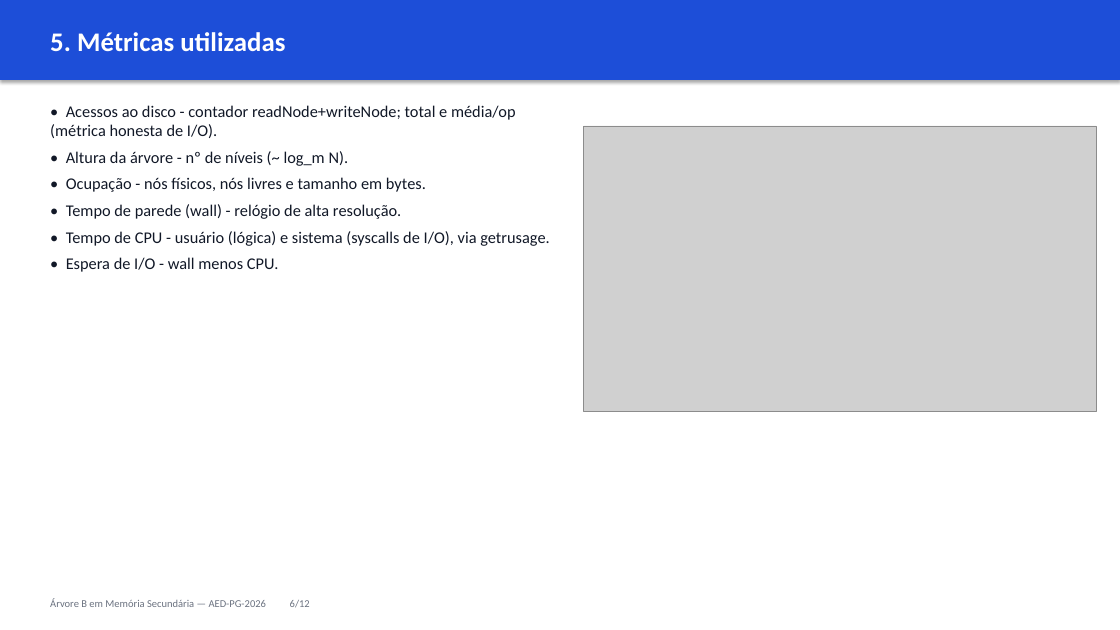
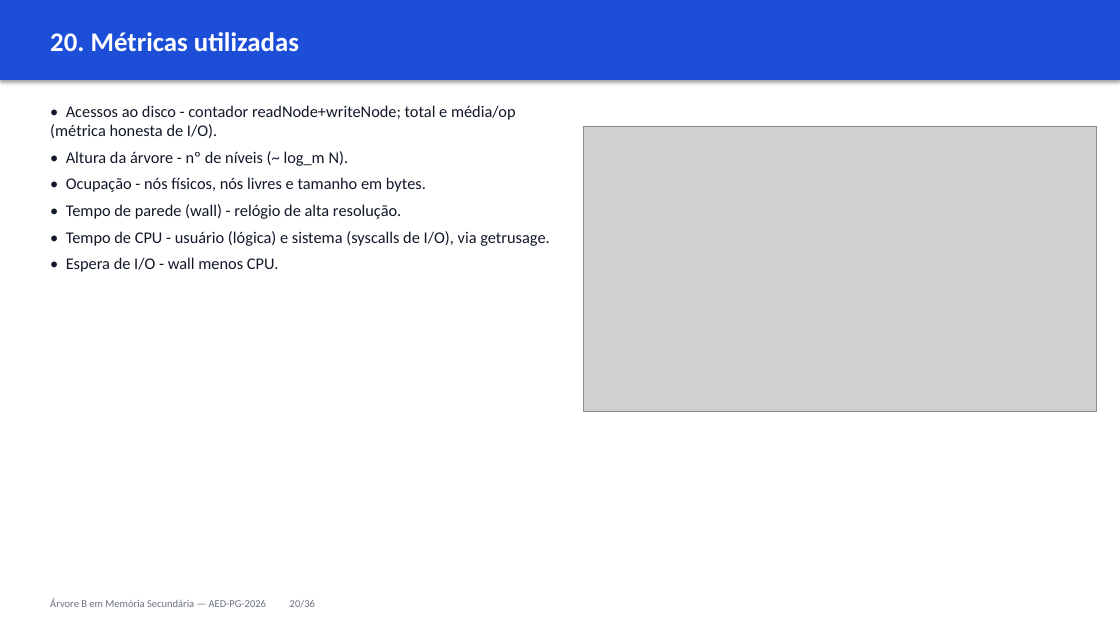
Before and after one commit to cassiotakarada/btree, a slide deck: slide 20 of apresentacao/APRESENTACAO.pptx (slide 6 before the commit). Drawn at 1120x630 pixels with LibreOffice and Linux fonts; fonts in the diff are those of the drawing; grey boxes stand for pictures. Boxes give left, top, right and bottom in pixels: in the first picture for what was removed or moved away, otherwise in the second. Text is boxed around its words. In the diff, an @@ line names an element or a change of style, - is before the commit and + after.

```diff
--- a/apresentacao/APRESENTACAO.pptx
+++ b/apresentacao/APRESENTACAO.pptx
@@ text at [50, 32, 299, 51]: text changed @@
-5. Métricas utilizadas
+20. Métricas utilizadas
@@ text at [50, 599, 315, 608]: text changed @@
-Árvore B em Memória Secundária — AED-PG-2026 6/12
+Árvore B em Memória Secundária — AED-PG-2026 20/36
```
Also in this commit, not shown: 10 other slides changed, 24 slides added, 25 other files.
